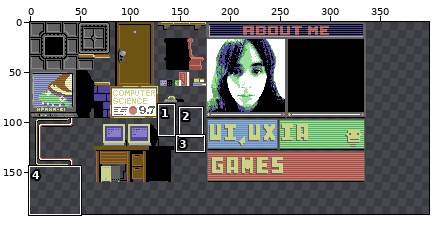
Two states of a pixel-art file, src/assets/aseprite/ProfileBuildingTileset.aseprite. The picture above shows the old version from afar; the outline marks the close-up.
Close-up. Before the commit:
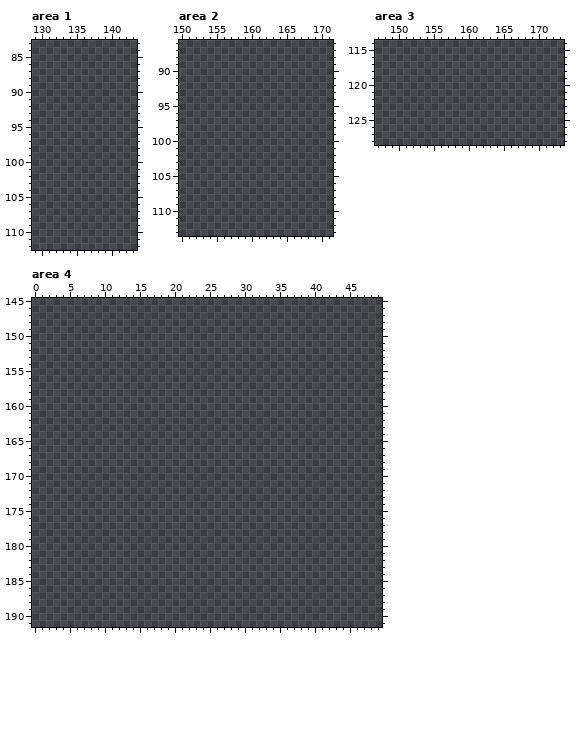
400x192 pixels, 1 frame. Colours within 5 levels of each other are drawn and written as one. Shown: area 1: x 129..143, y 83..112; area 2: x 150..171, y 86..113; area 3: x 147..173, y 114..128; area 4: x 0..49, y 145..191. The wide view leaves out empty margins. The commit also changed other parts of the picture, which this record leaves out.
Palette (. is transparent): 
After:
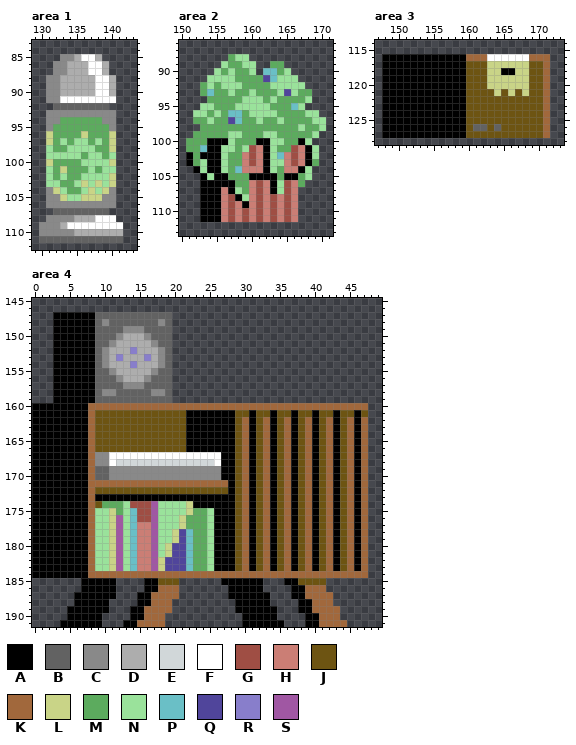
Colours new in this view: A #000000  B #626262  C #898989  D #adadad  E #d1d7d9  F #ffffff  G #9f4e44  H #cb7e75  J #6d5412  K #a1683c  L #c9d487  M #5cab5e  N #9ae29b  P #6abfc6  Q #50459b  R #887ecb  S #a057a3
Changes in this commit:
Area 1:
y 85: x 133..138 ...... -> CCDFFD
y 86..87: x 132..139 ........ -> CCDDDFFD
y 88..90: x 131..140 .......... -> CCDDDDDFFD
y 91: x 131..140 .......... -> CCFFFFFFFF
y 92: x 132..139 ........ -> BBBBBBBB
y 93: x 131..140 .......... -> CCCCCCCCCC
y 94: x 131..140 .......... -> CCMMMMMMCC
y 95: x 131..140 .......... -> CMMMMMMMMC
y 96: x 131..140 .......... -> LMMMMLMMML
y 97: x 131..140 .......... -> LMNMNNMNML
y 98: x 131..140 .......... -> NMMNNNNMML
y 99: x 131..140 .......... -> NNNNNMNNMN
y 100: x 131..140 .......... -> LMMMMNNNNL
y 101: x 131..140 .......... -> NMLMMMNMNN
y 102: x 131..140 .......... -> NMNMMNNNNL
y 103: x 131..140 .......... -> NNMMNLNLNL
y 104: x 131..140 .......... -> CLNMMNLNLC
y 105: x 131..140 .......... -> CCLNNLLLCC
y 106: x 131..140 .......... -> CCCCCCCCCC
y 107: x 132..139 ........ -> BBBBBBBB
y 108: x 131..140 .......... -> CCCCDDDFFF
y 109: x 130..141 ............ -> CCCDFFFFFFFF
y 110: x 130..141 ............ -> CCCCCDDDDDDD
y 111: x 130..141 ............ -> BBBBBBBBBBBB
Area 2:
y 88: x 157..159 ... -> MNN
y 89: x 156..160 ..... -> NMMNN; x 163..164 .. -> MM
y 90: x 155..160 ...... -> NMNMMN; x 162..165 .... -> PPMN
y 91: x 154..166 ............. -> NNNNMMMMQPNNN
y 92: x 153..167 ............... -> MNMNNNMMMMNNNNN
y 93: x 153..168 ................ -> MPMMNMMNMMMNQNMM
y 94: x 154..168 ............... -> MMMMMNNNMNMMMMN
y 95: x 153..167 ............... -> NNMMMNNNNNMMMPN
y 96: x 152..169 .................. -> NNMNMPPMNNNNMMMMNN
y 97: x 152..170 ................... -> MMNMMQPMMNMMNMMMMNN
y 98: x 153..170 .................. -> MMMMMMMMMMMMMMNMMN
y 99: x 152..169 .................. -> MMMMMNNMMMNNMMMMMN
y 100: x 151..168 .................. -> MMMAAANMMMAANNMMAN
y 101: x 151..169 ................... -> MMPAANNMNGHANMMGHAN
y 102: x 151..169 ................... -> AMAAANMMHGHANPHGHAN
y 103: x 151..169 ................... -> AMNAANMMHGHANNHGHAM
y 104: x 152..168 ................. -> ANAANMPHHHANMHHAN
y 105: x 153..168 ................ -> ANAAMMMAAAAMAAMN
y 106: x 153..167 ............... -> AAAAAMMHGHANGHM
y 107: x 153..166 .............. -> AAAHANMHGHANGH
y 108: x 153..166 .............. -> AAAHGANHGHGHGH
y 109: x 153..166 .............. -> AAAHGHAHGHGHGH
y 110..111: x 153..166 .............. -> AAAHGHGHGHGHGH
Area 3:
y 116: x 148..171 ........................ -> AAAAAAAAAAAAKKKFFFFFFKKK
y 117: x 148..171 ........................ -> AAAAAAAAAAAAJJJLLLLLLJJK
y 118: x 148..171 ........................ -> AAAAAAAAAAAAJJJLLAALLJJK
y 119..120: x 148..171 ........................ -> AAAAAAAAAAAAJJJLLLLLLJJK
y 121: x 148..171 ........................ -> AAAAAAAAAAAAJJJJLJLJLJJK
y 122..125: x 148..171 ........................ -> AAAAAAAAAAAAJJJJJJJJJJJK
y 126: x 148..171 ........................ -> AAAAAAAAAAAAJBBJBJJJJJJK
y 127: x 148..171 ........................ -> AAAAAAAAAAAAJJJJJJJJJJJK
Area 4:
y 147: x 3..19 ................. -> AAAAAABBBBBBBBBBB
y 148: x 3..19 ................. -> AAAAAABCBBBBBBBCB
y 149: x 3..19 ................. -> AAAAAABBBBCCCBBBB
y 150: x 3..19 ................. -> AAAAAABBBCDDDCBBB
y 151: x 3..19 ................. -> AAAAAABBCDDDDDCBB
y 152: x 3..19 ................. -> AAAAAABCDDDRDDDCB
y 153: x 3..19 ................. -> AAAAAABCDRDDDRDCB
y 154: x 3..19 ................. -> AAAAAABCDDDRDDDCB
y 155: x 3..19 ................. -> AAAAAABBCDDDDDCBB
y 156: x 3..19 ................. -> AAAAAABBBCDDDCBBB
y 157: x 3..19 ................. -> AAAAAABBBBCCCBBBB
y 158: x 3..19 ................. -> AAAAAABCCBBBBBCCB
y 159: x 3..19 ................. -> AAAAAABBBBBBBBBBB
y 160: x 0..47 ................................................ -> AAAAAAAAKKKKKKKKKKKKKKKKKKKKKKKKKKKKKKKKKKKKKKKK
y 161: x 0..47 ................................................ -> AAAAAAAAKJJJJJJJJJJJJJAAAAAAAJJAJJAJJAJJAJJAJJAJ
y 162..166: x 0..47 ................................................ -> AAAAAAAAKJJJJJJJJJJJJJAAAAAAAJKAJKAJKAJKAJKAJKAK
y 167: x 0..47 ................................................ -> AAAAAAAAKCCFFFFFFFFFFFFFFFFAAJKAJKAJKAJKAJKAJKAK
y 168: x 0..47 ................................................ -> AAAAAAAAKCCFEEEEEEEEEEEEEEFAAJKAJKAJKAJKAJKAJKAK
y 169..170: x 0..47 ................................................ -> AAAAAAAAKBBCCCCCCCCCCCCCCCCAAJKAJKAJKAJKAJKAJKAK
y 171: x 0..47 ................................................ -> AAAAAAAAKKKKKKKKKKKKKKKKKKKKAJKAJKAJKAJKAJKAJKAK
y 172: x 0..47 ................................................ -> AAAAAAAAKJJJJJJJJJJJJJJJJJJJAJKAJKAJKAJKAJKAJKAK
y 173: x 0..47 ................................................ -> AAAAAAAAKAAAAAAAAAAAAAAAAAAAAJKAJKAJKAJKAJKAJKAK
y 174: x 0..47 ................................................ -> AAAAAAAAKJMMMNGGGSNNNNLAAAAAAJKAJKAJKAJKAJKAJKAK
y 175: x 0..47 ................................................ -> AAAAAAAAKNNLMNPGGSNNNNLMMNAAAJKAJKAJKAJKAJKAJKAK
y 176: x 0..47 ................................................ -> AAAAAAAAKNNLSNPGGSNNNLMMMNAAAJKAJKAJKAJKAJKAJKAK
y 177: x 0..47 ................................................ -> AAAAAAAAKNNLSNPHHSNNNLMMMNAAAJKAJKAJKAJKAJKAJKAK
y 178..179: x 0..47 ................................................ -> AAAAAAAAKNNLSNPHHSNNLQPMMNAAAJKAJKAJKAJKAJKAJKAK
y 180..181: x 0..47 ................................................ -> AAAAAAAAKNNLSNPHHSNLQQPMMNAAAJKAJKAJKAJKAJKAJKAK
y 182..183: x 0..47 ................................................ -> AAAAAAAAKNNLSNPHHSLQQQPMMNAAAJKAJKAJKAJKAJKAJKAK
y 184: x 0..47 ................................................ -> AAAAAAAAKKKKKKKKKKKKKKKKKKKKKKKKKKKKKKKKKKKKKKKK
y 185: x 7..11 ..... -> AAAAA; x 16..20 ..... -> AAJJJ; x 27..32 ...... -> AAAAAA; x 36..41 ...... -> AAJJJJ
y 186: x 7..11 ..... -> AAAAA; x 16..20 ..... -> AAKKK; x 28..32 ..... -> AAAAA; x 37..41 ..... -> AAKKK
y 187: x 6..11 ...... -> AAAAAA; x 15..20 ...... -> AAKKKK; x 28..33 ...... -> AAAAAA; x 37..42 ...... -> AAKKKK
y 188: x 6..10 ..... -> AAAAA; x 15..19 ..... -> AAKKK; x 29..33 ..... -> AAAAA; x 38..42 ..... -> AAKKK
y 189: x 5..10 ...... -> AAAAAA; x 14..19 ...... -> AAKKKK; x 29..34 ...... -> AAAAAA; x 38..43 ...... -> AAKKKK
y 190: x 5..9 ..... -> AAAAA; x 14..18 ..... -> AAKKK; x 30..34 ..... -> AAAAA; x 39..43 ..... -> AAKKK
y 191: x 4..9 ...... -> AAAAAA; x 13..18 ...... -> AAKKKK; x 30..35 ...... -> AAAAAA; x 39..44 ...... -> AAKKKK
Pixel boxes of the changes (left, top, right, bottom) in both close-ups:
added: (39, 54, 123, 243)
added: (186, 54, 326, 222)
added: (382, 54, 550, 138)
added: (32, 312, 368, 627)
